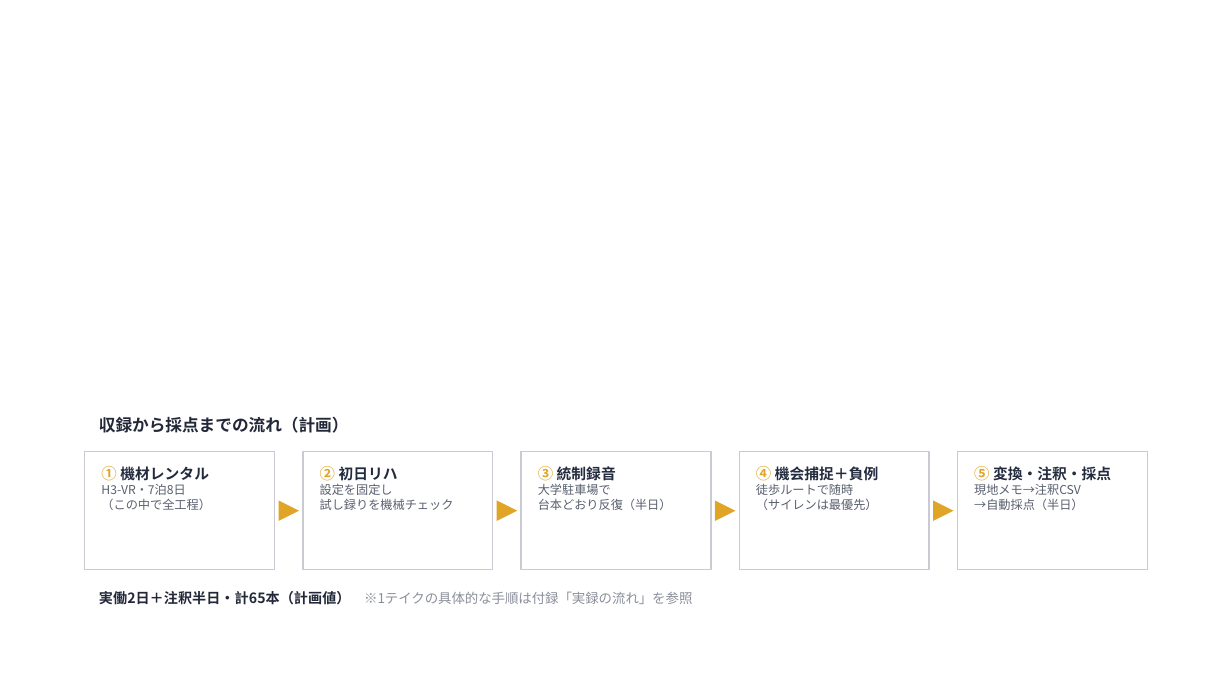
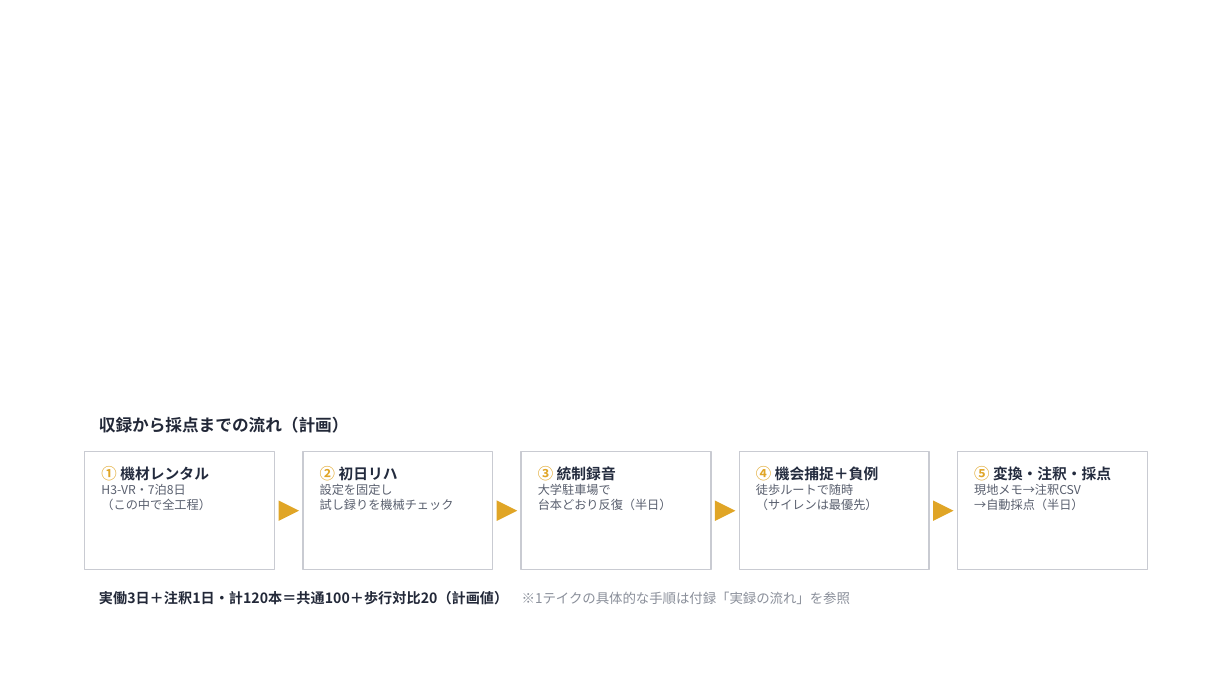
Before and after one commit to Noosdoo/outdoor-seld-sim, a slide deck: slide 1 of md/seminar/図_実録タイムライン_2026-08-13.pptx. Drawn at 1232x693 pixels with LibreOffice and Linux fonts; fonts in the diff are those of the drawing. Boxes give left, top, right and bottom in pixels: in the first picture for what was removed or moved away, otherwise in the second. Text is boxed around its words. In the diff, an @@ line names an element or a change of style, - is before the commit and + after.

```diff
--- a/md/seminar/図_実録タイムライン_2026-08-13.pptx
+++ b/md/seminar/図_実録タイムライン_2026-08-13.pptx
@@ text at (99,591,850,605): text changed; size 10.5 to 11 pt; text colour #8A8F9A to #222838; bold on @@
-実働2日＋注釈半日・計65本（計画値） ※1テイクの具体的な手順は付録「実録の流れ」を参照
+実働3日＋注釈1日・計120本＝共通100＋歩行対比20（計画値） ※1テイクの具体的な手順は付録「実録の流れ」を参照
```
Also in this commit, not shown: 16 other files.
